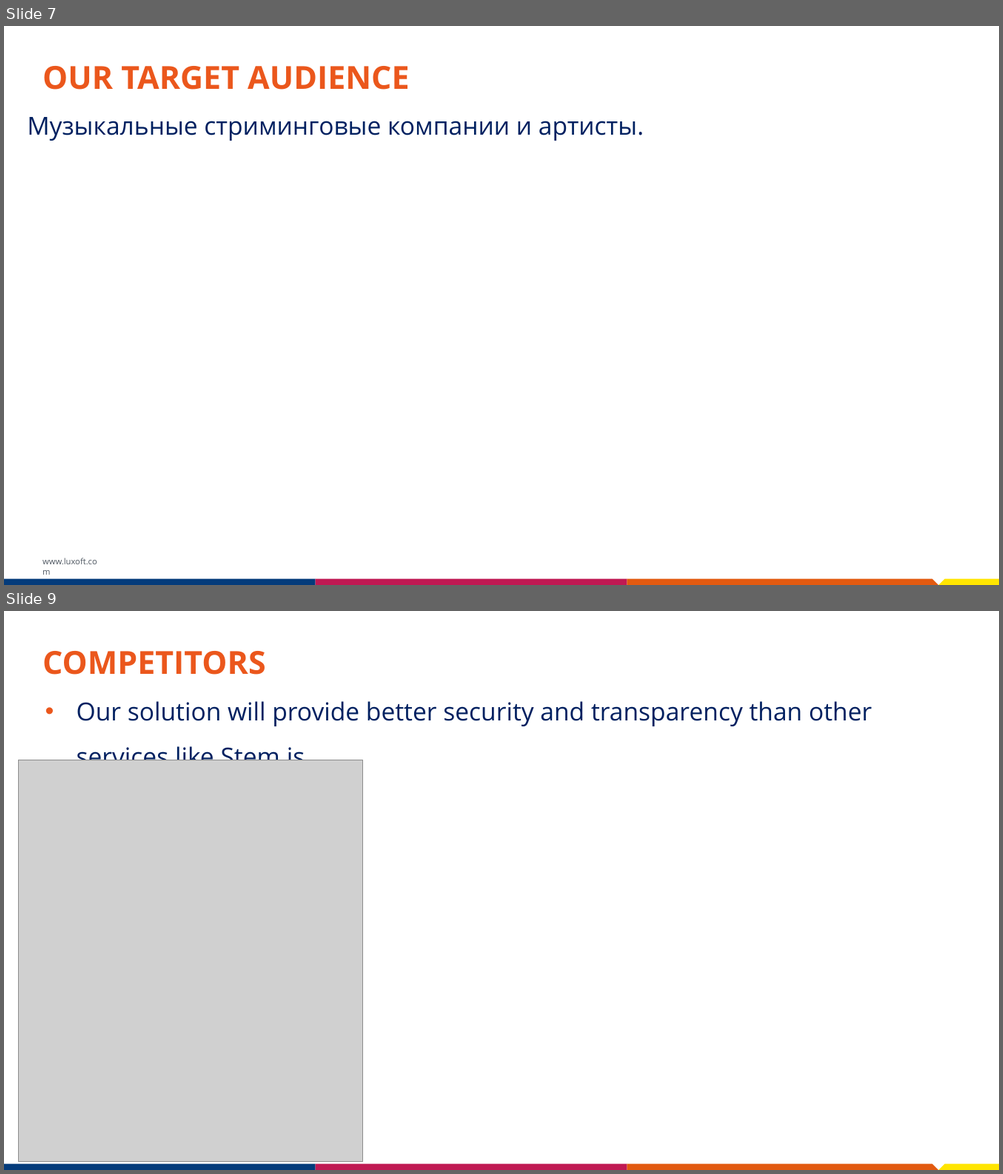
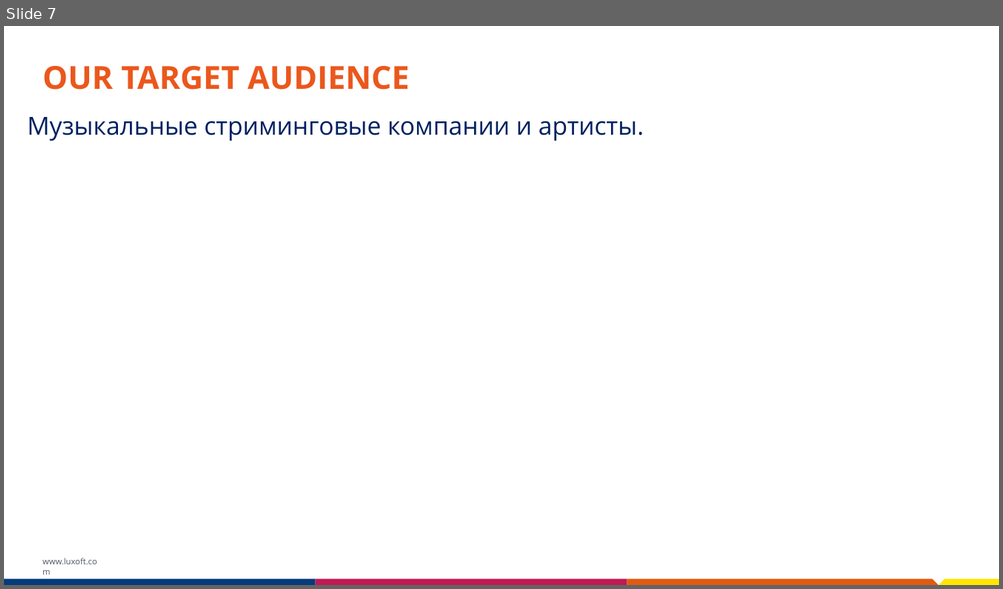
Before and after one commit to luxoft-hackaton/luxoft-hackaton-team3, a slide deck: BlockchainHackathon_Template.pptx. Shown one above the other, each under a label of ours: slides 7 and 9 before the commit, slide 7 after it; the slides between them are not shown. The pictures are 1003x1174 and 1003x589 pixels, drawn with LibreOffice and Linux fonts; fonts in the diff are those of the drawing; grey boxes stand for pictures; background and template pictures are left out. Boxes give left, top, right and bottom in pixels: in the first picture for what was removed or moved away, otherwise in the second. Text is boxed around its words. In the diff, an @@ line names an element or a change of style, - is before the commit and + after.

```diff
--- a/BlockchainHackathon_Template.pptx
+++ b/BlockchainHackathon_Template.pptx
@@ slide 9 removed at (4,611,999,1170), background #FFFFFF; not listed: 4 template elements that a slide beside it also shows @@
@@ title removed at (42,651,265,675) @@
-COMPETITORS
@@ text removed at (77,701,871,760) @@
-• Our solution will provide better security and transparency than other services like Stem.is,
@@ picture removed at (18,760,362,1162) @@
```
Also in this commit, not shown: 4 slides changed, 2 slides added, 1 other slide removed, 1 other file.
